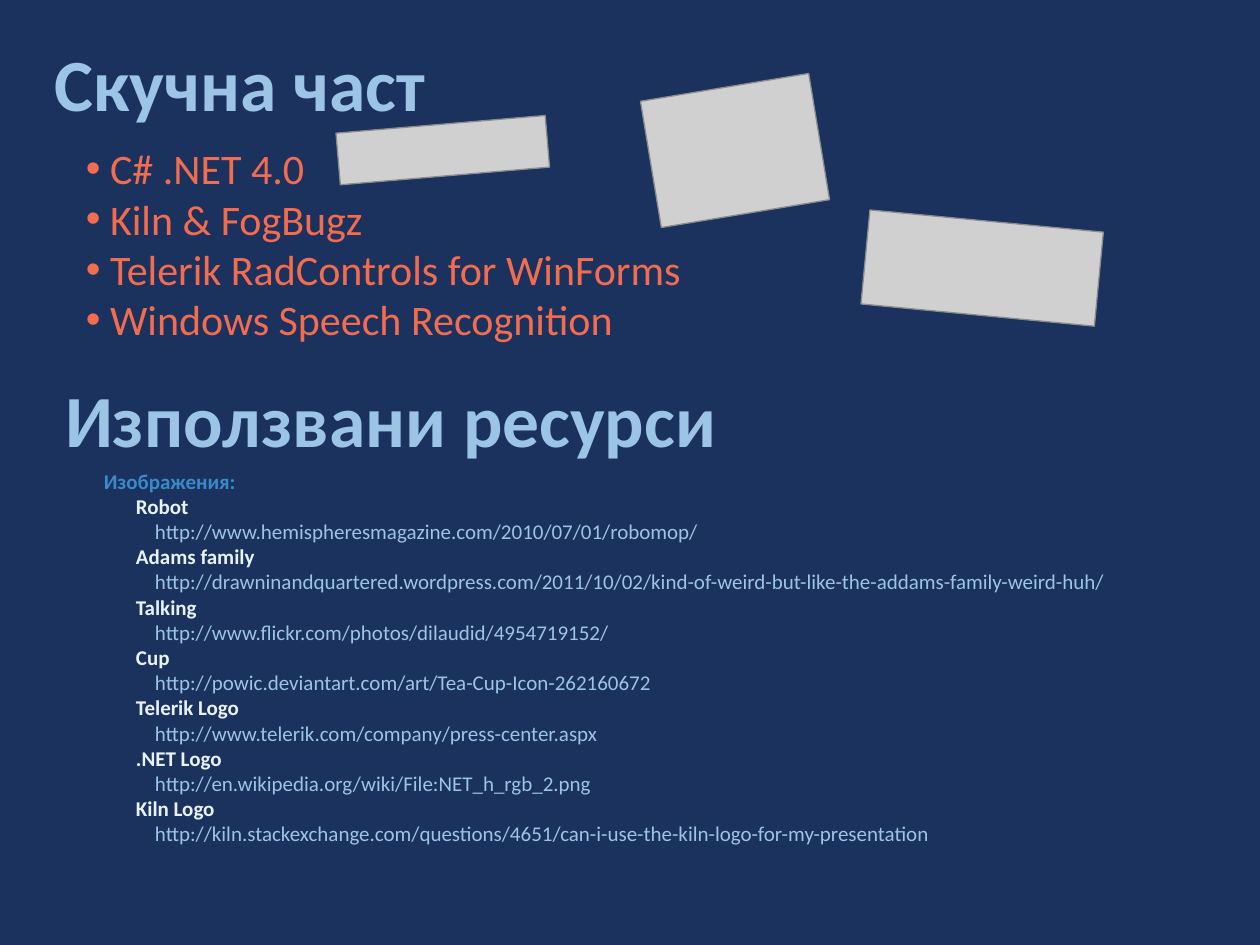
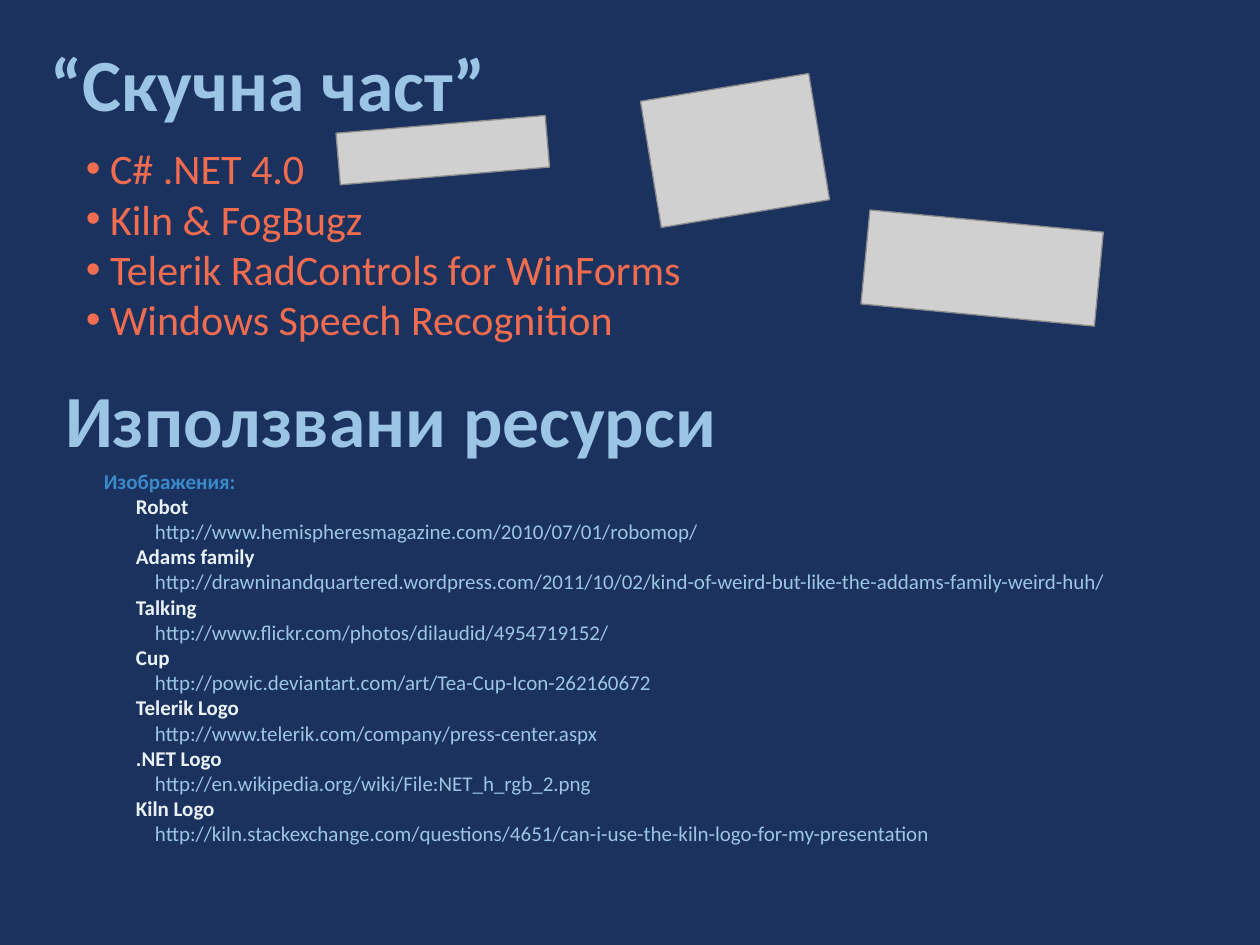
Before and after one commit to ModernSteward/ModernSteward, a slide deck: slide 17 of Presentation/Presentation new style.pptx. Drawn at 1260x945 pixels with LibreOffice and Linux fonts; fonts in the diff are those of the drawing; grey boxes stand for pictures. Boxes give left, top, right and bottom in pixels: in the first picture for what was removed or moved away, otherwise in the second. Text is boxed around its words. In the diff, an @@ line names an element or a change of style, - is before the commit and + after.

```diff
--- a/Presentation/Presentation new style.pptx
+++ b/Presentation/Presentation new style.pptx
@@ text at box(51, 57, 485, 128): text changed @@
-Скучна част
+“Скучна част”
```
Also in this commit, not shown: 4 other slides changed, 7 other files.
